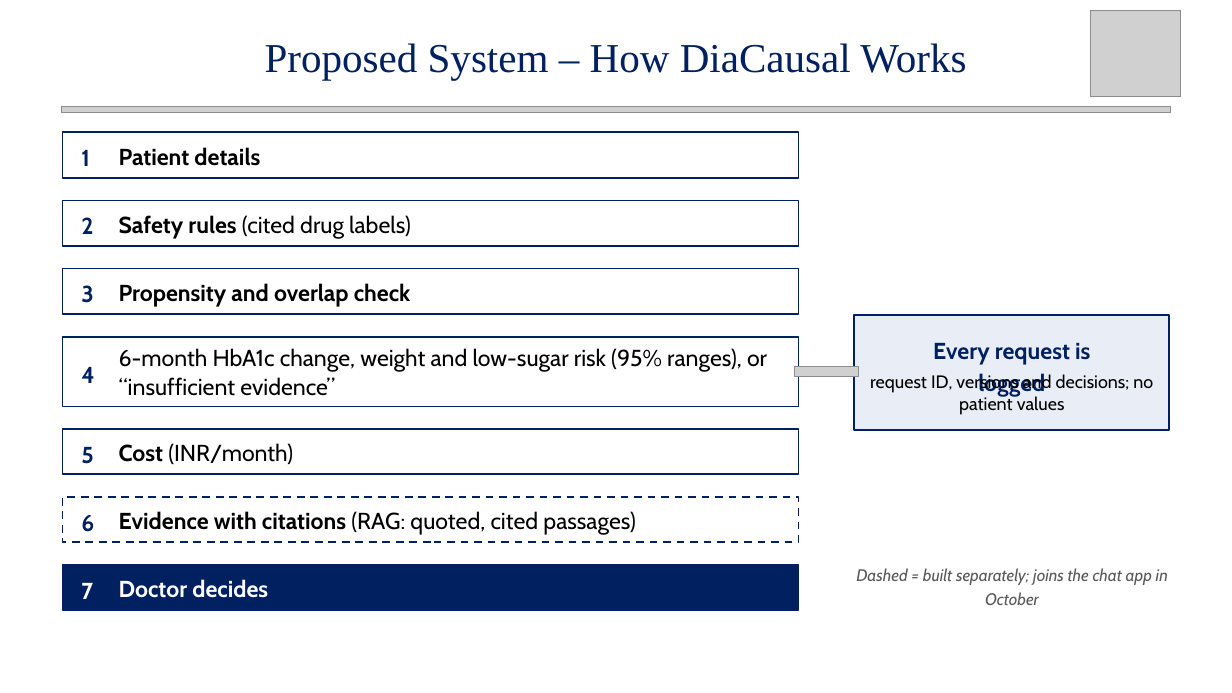
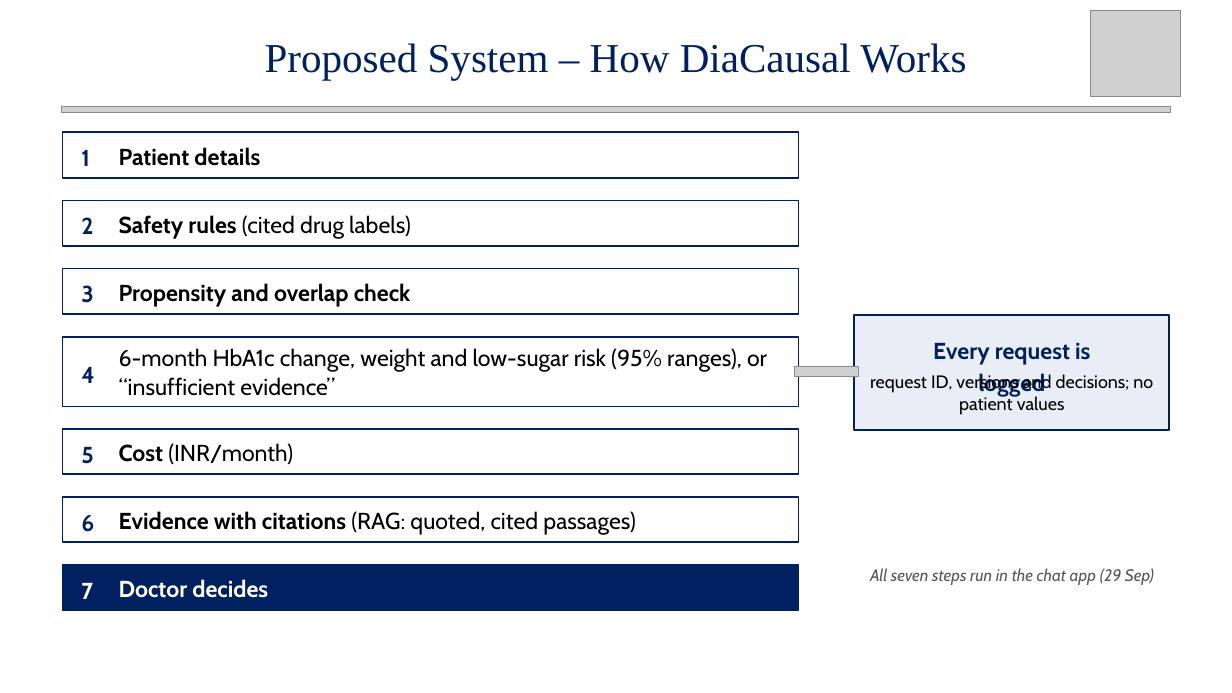
Before and after one commit to Rhian-Roy/DiaCausal-CDSS, a slide deck: slide 5 of docs/midsem/Intelligent_Diabetes_CDSS_MidSem_updated.pptx. Drawn at 1232x693 pixels with LibreOffice and Linux fonts; fonts in the diff are those of the drawing; grey boxes stand for pictures; background and template pictures are left out. Boxes give left, top, right and bottom in pixels: in the first picture for what was removed or moved away, otherwise in the second. Text is boxed around its words. In the diff, an @@ line names an element or a change of style, - is before the commit and + after.

```diff
--- a/docs/midsem/Intelligent_Diabetes_CDSS_MidSem_updated.pptx
+++ b/docs/midsem/Intelligent_Diabetes_CDSS_MidSem_updated.pptx
@@ rectangle at (63,497,799,543): outline #002060 1.5 pt dashed to #002060 1.5 pt @@
@@ text at (870,568,1154,585): text changed @@
-Dashed = built separately; joins the chat app in October
+All seven steps run in the chat app (29 Sep)
```
Also in this commit, not shown: 9 other slides changed, 1 slide added, 21 other files.
